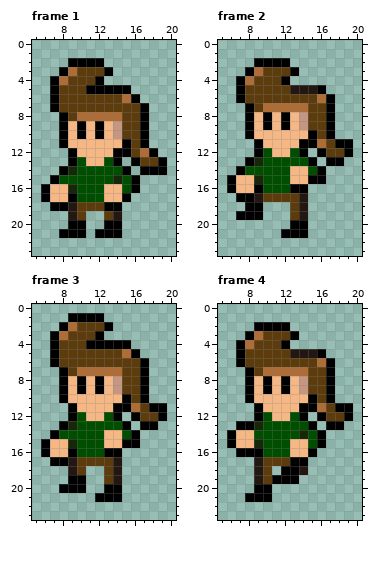
Pixel-art file -- assets/images/spritesheets/don.aseprite. This is how it looked before the edit.
24x24 pixels, 5 frames. Shown: frame 1: x 5..20, y 0..23; frame 2: x 5..20, y 0..23; frame 3: x 5..20, y 0..23; frame 4: x 5..20, y 0..23. The commit also changed other frames, which this record leaves out.
Once edited:
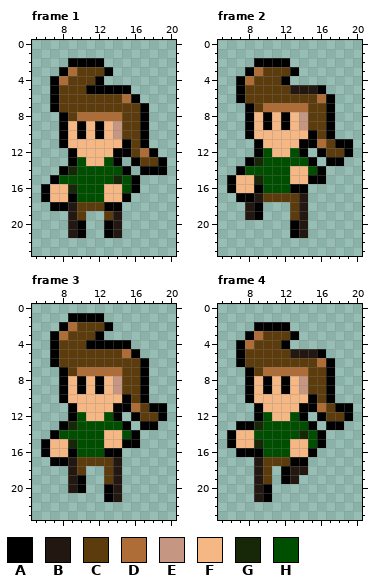
Palette (. is transparent): A #000000  B #231712  C #5c3c0d  D #ae6c37  E #c59782  F #f5b784  G #172808  H #004e00
What changed:
{"where": "frame 1"}
{"frame":1,"y":20,"x":9,"old":"A","new":"B"}
{"frame":1,"y":20,"x":14,"old":"A","new":"B"}
{"frame":1,"y":21,"x":8,"old":"AA","new":".B"}
{"frame":1,"y":21,"x":12,"old":"A","new":"."}
{"frame":1,"y":21,"x":14,"old":"A","new":"B"}
{"where": "frame 2"}
{"frame":2,"y":18,"x":8,"old":"A","new":"B"}
{"frame":2,"y":19,"x":7,"old":"AA","new":".B"}
{"frame":2,"y":20,"x":14,"old":"A","new":"B"}
{"frame":2,"y":21,"x":12,"old":"A","new":"."}
{"frame":2,"y":21,"x":14,"old":"A","new":"B"}
{"where": "frame 3"}
{"frame":3,"y":19,"x":9,"old":"A","new":"B"}
{"frame":3,"y":20,"x":8,"old":"AA","new":".B"}
{"frame":3,"y":20,"x":14,"old":"A","new":"B"}
{"frame":3,"y":21,"x":12,"old":"A","new":"."}
{"frame":3,"y":21,"x":14,"old":"A","new":"B"}
{"where": "frame 4"}
{"frame":4,"y":18,"x":13,"old":"A","new":"B"}
{"frame":4,"y":19,"x":11,"old":"A","new":"."}
{"frame":4,"y":19,"x":13,"old":"A","new":"B"}
{"frame":4,"y":20,"x":9,"old":"A","new":"B"}
{"frame":4,"y":21,"x":8,"old":"AA","new":".B"}
{"label":"changed","picture_box":[59,220,122,238]}
{"label":"changed","picture_box":[236,202,308,238]}
{"label":"changed","picture_box":[59,475,122,502]}
{"label":"changed","picture_box":[245,466,299,502]}
